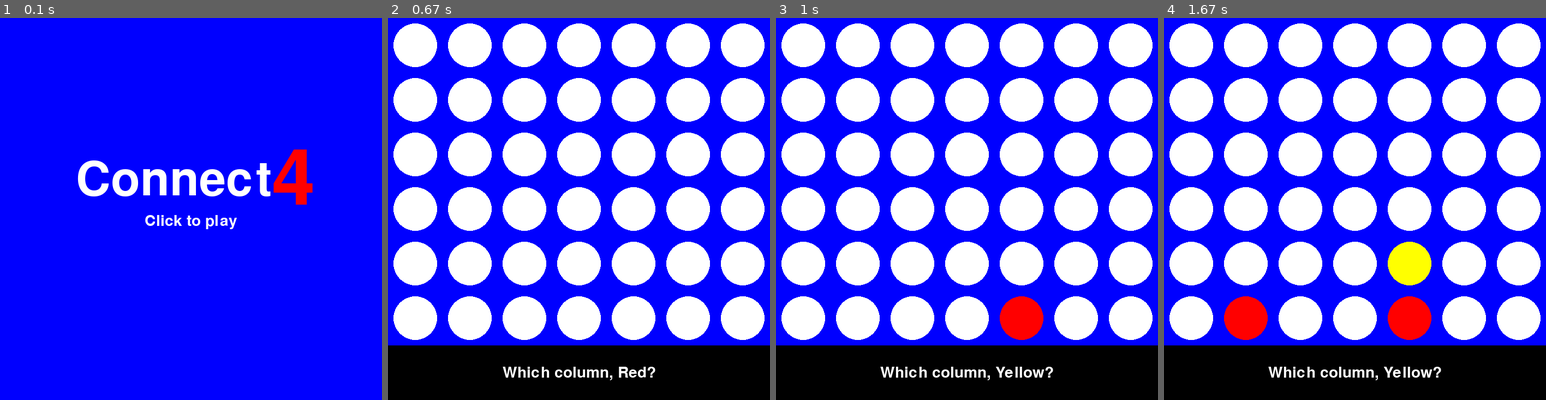
Above: before the commit, frames 1-4 (left to right).
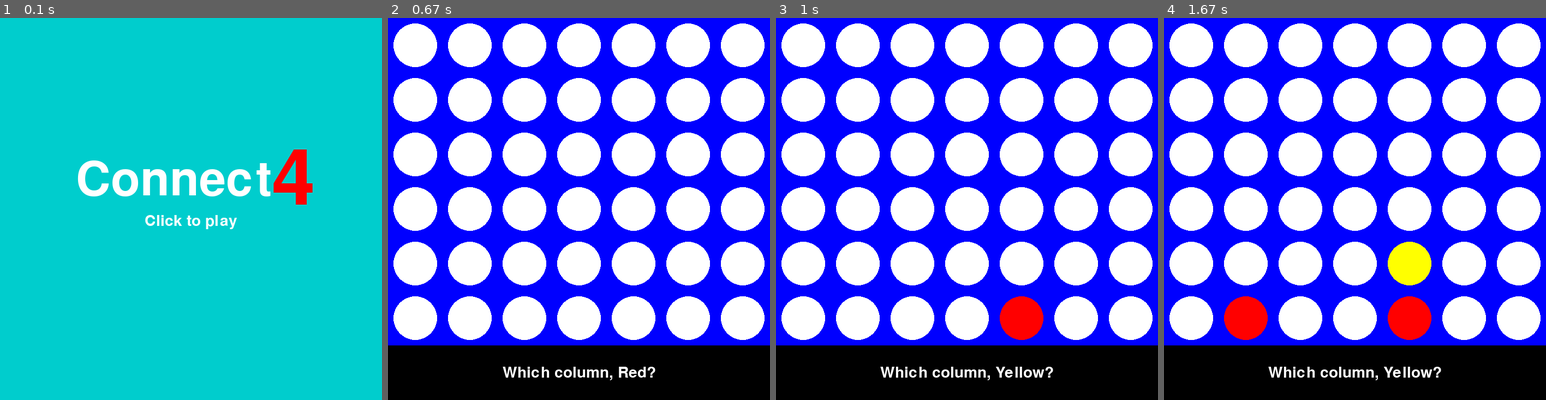
Above: after the commit, the same moments.

Repository: joncoop/connect-four-python
Game: pygame game, started from game2.py
Two runs of this game, one before a commit and one after it. Both use one fixed random seed, a clock stepped at 60 frames per second and the inputs below.
Inputs (mouse positions are in pixels of both pictures, inside the frame that each line leads up to):
- Up to frame 1 (0.1 s): no input
- Up to frame 2 (0.67 s): click (579, 209) at 0.38 s
- Up to frame 3 (1 s): click (1005, 293) at 0.72 s
- Up to frame 4 (1.67 s): click (1412, 75) at 1.05 s; click (1255, 67) at 1.38 s

The runs differ from the first frame. In frame 1, 97% of the frame differs, in the area x 0-100%, y 0-100%; in frame 2, nothing differs; in frame 3, nothing differs; in frame 4, nothing differs.

Commit message:
Refactored input in pygame, lots of renaming stuff

Diff:
--- a/functions.py
+++ b/functions.py
@@ -9,8 +9,8 @@
 
     return board
 
-def place_piece(board, piece, row, column):
-    board[row][column] = piece
+def place_token(board, token, row, column):
+    board[row][column] = token
 
 
 def location_empty(board, row, column):
@@ -21,19 +21,19 @@
     return location_empty(board, 0, column)
 
 
-def drop_piece(board, column, piece):
+def drop_token(board, column, token):
     row = len(board) - 1
 
     while not location_empty(board, row, column):
         row -= 1
 
-    place_piece(board, piece, row, column)
+    place_token(board, token, row, column)
 
     return row
 
 
-def has_streak(section, piece, length):
-    streak = [piece] * length
+def has_streak(section, token, length):
+    streak = [token] * length
 
     for i in range(len(section)):
         chunk = section[i: i + length]
@@ -44,58 +44,58 @@
     return False
 
 
-def get_horizontal_slice(board, row):
+def get_row(board, row):
     return board[row]
 
 
-def get_vertical_slice(board, column):
+def get_column(board, column):
     return[row[column] for row in board]
 
 
-def get_left_diagonal_slice(board, row, column):
+def get_left_diagonal(board, row, column):
     # adjust row and column to starting location
     while row > 0 and column > 0:
         row -= 1
         column -= 1
 
-    section = []
+    diagonal = []
 
     while row < len(board) and column < len(board[0]):
-        section.append(board[row][column])
+        diagonal.append(board[row][column])
         row += 1
         column += 1
 
-    return section
+    return diagonal
 
 
-def get_right_diagonal_slice(board, row, column):
+def get_right_diagonal(board, row, column):
     # adjust row and column to starting location
     while row > 0 and column < len(board[0]) - 1:
         row -= 1
         column += 1
 
-    section = []
+    diagonal = []
 
     while row < len(board) and column >= 0:
-        section.append(board[row][column])
+        diagonal.append(board[row][column])
         row += 1
         column -= 1
 
-    return section
+    return diagonal
 
 
 def check_win(board, row, column, length=4):
-    piece = board[row][column]
+    token = board[row][column]
 
-    horizontal = get_horizontal_slice(board, row)
-    vertical = get_vertical_slice(board, column)
-    left_diagonal = get_left_diagonal_slice(board, row, column)
-    right_diagonal = get_right_diagonal_slice(board, row, column)
+    horizontal = get_row(board, row)
+    vertical = get_column(board, column)
+    left_diagonal = get_left_diagonal(board, row, column)
+    right_diagonal = get_right_diagonal(board, row, column)
 
-    horizontal_win = has_streak(horizontal, piece, length)
-    vertical_win = has_streak(vertical, piece, length)
-    left_diagonal_win = has_streak(left_diagonal, piece, length)
-    right_diagonal_win = has_streak(right_diagonal, piece, length)
+    horizontal_win = has_streak(horizontal, token, length)
+    vertical_win = has_streak(vertical, token, length)
+    left_diagonal_win = has_streak(left_diagonal, token, length)
+    right_diagonal_win = has_streak(right_diagonal, token, length)
 
     return horizontal_win or vertical_win or left_diagonal_win or right_diagonal_win
 
--- a/game.py
+++ b/game.py
@@ -2,16 +2,16 @@
 
 
 # Board size (Up to 99x99)
-WIDTH = 30
-HEIGHT = 20
+WIDTH = 7
+HEIGHT = 6
 
 # How many in a row
-STREAK_LENGTH = 4
+STREAK_LENGTH = 6
 
-# Markers
+# TOKENs
 EMPTY = '-'
-P1_MARKER = 'X'
-P2_MARKER = 'O'
+P1_TOKEN = 'X'
+P2_TOKEN = 'O'
 
 
 def show_start_screen():
@@ -23,6 +23,10 @@
     print("*                            *")
     print("******************************")
     input()
+
+
+def show_end_screen():
+    print("Thanks for playing!")
 
 
 def play_again():
@@ -40,13 +44,13 @@
     for row in board:
         for value in row:
             if value == 1:
-                marker = P1_MARKER
+                TOKEN = P1_TOKEN
             elif value == 2:
-                marker = P2_MARKER
+                TOKEN = P2_TOKEN
             else:
-                marker = EMPTY
+                TOKEN = EMPTY
 
-            print(f"{marker} ", end='')
+            print(f"{TOKEN} ", end='')
         print()
 
     print('_' * (2 * WIDTH - 1))
@@ -91,19 +95,21 @@
     while playing:
         current_player = turn + 1
         column = get_drop_column(board, current_player)
-        row = functions.drop_piece(board, column, current_player)
+        row = functions.drop_token(board, column, current_player)
 
         print()
         display_board(board)
 
         if functions.check_win(board, row, column, STREAK_LENGTH):
-            print(f"\nPlayer {current_player} wins!")
+            result = f"Player {current_player} wins!"
             playing = False
         elif functions.board_full(board):
-            print("\nIt's a tie.")
+            result = "It's a tie."
             playing = False
         else:
             turn = (turn + 1) % 2
+
+    print(f"\n{result}")
 
 
 def main():
@@ -117,6 +123,8 @@
         running = play_again()
         print()
 
+    show_end_screen()
+
 
 if  __name__ == '__main__':
     main()
--- a/game2.py
+++ b/game2.py
@@ -9,10 +9,10 @@
 # How many in a row (Not used yet)
 STREAK_LENGTH = 4
 
-# Marker colors
+# Token colors
 EMPTY = pygame.Color('white')
-P1_MARKER = pygame.Color('red')
-P2_MARKER = pygame.Color('yellow')
+P1_TOKEN = pygame.Color('red')
+P2_TOKEN = pygame.Color('yellow')
 PLAYER_NAMES = ['Red', 'Yellow']
 
 # Screen settings
@@ -53,7 +53,7 @@
     message_rect = message_text.get_rect()
     message_rect.midtop = SCREEN_WIDTH // 2, SCREEN_HEIGHT // 2 + 8
 
-    screen.fill(pygame.Color('blue'))
+    screen.fill(pygame.Color('cyan3'))
     screen.blit(title_text, title_rect)
     screen.blit(number_text, number_rect)
     screen.blit(message_text, message_rect)
@@ -68,9 +68,9 @@
             radius = 40
 
             if value == 1:
-                color = P1_MARKER
+                color = P1_TOKEN
             elif value == 2:
-                color = P2_MARKER
+                color = P2_TOKEN
             else:
                 color = EMPTY
 
@@ -85,15 +85,14 @@
     screen.blit(message_text, message_rect)
 
 
-def get_drop_column(board, events):
-    for event in events:
-        if event.type == pygame.MOUSEBUTTONDOWN:
-            x, y = pygame.mouse.get_pos()
-            if y < SCREEN_HEIGHT - 100:
-                column = x // 100
+def get_drop_column(board, event):
+    if event.type == pygame.MOUSEBUTTONDOWN:
+        x, y = pygame.mouse.get_pos()
+        if y < SCREEN_HEIGHT - 100: # out of status area
+            column = x // 100
 
-            if 0 <= column < len(board[0]) and functions.column_available(board, column):
-                return column
+        if 0 <= column < len(board[0]) and functions.column_available(board, column):
+            return column
 
 
 def new_game():
@@ -103,32 +102,41 @@
     return board, turn
 
 
-def play_again(events):
-    for event in events:
-        if event.type == pygame.KEYDOWN:
-            if event.key == pygame.K_y:
-                return True
-            elif event.key == pygame.K_n:
-                return False
+def play_again(event):
+    if event.type == pygame.KEYDOWN:
+        if event.key == pygame.K_y:
+            return True
+        elif event.key == pygame.K_n:
+            return False
 
 
 def run():
     scene = START
     running = True
     message = ''
+    board, turn = new_game()
 
     while running:
         # Input
-        filtered_events = []
+        column = None
+        again = None
 
         for event in pygame.event.get():
             if event.type == pygame.QUIT:
                 running = False
-            elif event.type == pygame.MOUSEBUTTONDOWN and scene == START:
+
+            if scene == START and event.type == pygame.MOUSEBUTTONDOWN:
+                scene = PLAYING
+            elif scene == PLAYING:
+                column = get_drop_column(board, event)
+            elif scene == END:
+                again = play_again(event)
+
+                if again == True:
                     board, turn = new_game()
                     scene = PLAYING
-            else:
-                filtered_events.append(event)
+                elif again == False: # can't say 'not again' because None is 'falsy'
+                    running = False
 
         #Logic
         if scene == PLAYING:
@@ -136,10 +144,8 @@
             name = PLAYER_NAMES[turn]
             message = f"Which column, {name}?"
 
-            column = get_drop_column(board, filtered_events)
-
             if column is not None:
-                row = functions.drop_piece(board, column, current_player)
+                row = functions.drop_token(board, column, current_player)
 
                 if functions.check_win(board, row, column):
                     message = f"{name} wins! Play again? (y/n)"
@@ -150,15 +156,6 @@
                 else:
                     turn = (turn + 1) % 2
 
-        elif scene == END:
-            again = play_again(filtered_events)
-
-            if again == True:
-                board, turn = new_game()
-                scene = PLAYING
-            elif again == False:
-                running = False
-
 
         # Drawing
         screen.fill(pygame.Color('black'))
@@ -167,8 +164,7 @@
             show_start_screen()
         else:
             display_board(board)
-
-        display_status(message)
+            display_status(message)
 
         pygame.display.update()
         clock.tick(FPS)
--- a/tests.py
+++ b/tests.py
@@ -12,20 +12,20 @@
     print_2d_array(board)
     print()
 
-    print('Place_piece')
-    functions.place_piece(board, 2, 5, 1)
+    print('Place_token')
+    functions.place_token(board, 2, 5, 1)
     print_2d_array(board)
     print()
 
-    functions.place_piece(board, 1, 4, 1)
-    functions.place_piece(board, 2, 3, 1)
-    functions.place_piece(board, 1, 2, 1)
-    functions.place_piece(board, 2, 5, 2)
-    functions.place_piece(board, 1, 4, 2)
-    functions.place_piece(board, 2, 3, 2)
-    functions.place_piece(board, 1, 2, 2)
-    functions.place_piece(board, 2, 1, 2)
-    functions.place_piece(board, 1, 0, 2)
+    functions.place_token(board, 1, 4, 1)
+    functions.place_token(board, 2, 3, 1)
+    functions.place_token(board, 1, 2, 1)
+    functions.place_token(board, 2, 5, 2)
+    functions.place_token(board, 1, 4, 2)
+    functions.place_token(board, 2, 3, 2)
+    functions.place_token(board, 1, 2, 2)
+    functions.place_token(board, 2, 1, 2)
+    functions.place_token(board, 1, 0, 2)
     print_2d_array(board)
     print()
 
@@ -40,9 +40,9 @@
     print(functions.column_available(board, 2))
     print()
 
-    print('Drop piece')
-    print(functions.drop_piece(board, 0, 2))
-    print(functions.drop_piece(board, 1, 1))
+    print('Drop token')
+    print(functions.drop_token(board, 0, 2))
+    print(functions.drop_token(board, 1, 1))
     print_2d_array(board)
     print()
 
@@ -55,36 +55,36 @@
     print(functions.has_streak([0, 1, 0, 2, 1, 0, 1], 1, 4))
     print()
 
-    print('Get horizontal slice')
-    print(functions.get_horizontal_slice(board, 0))
-    print(functions.get_horizontal_slice(board, 1))
-    print(functions.get_horizontal_slice(board, 5))
+    print('Get row')
+    print(functions.get_row(board, 0))
+    print(functions.get_row(board, 1))
+    print(functions.get_row(board, 5))
     print()
 
-    print('Get vertical slice')
-    print(functions.get_vertical_slice(board, 0))
-    print(functions.get_vertical_slice(board, 1))
-    print(functions.get_vertical_slice(board, 5))
+    print('Get column')
+    print(functions.get_column(board, 0))
+    print(functions.get_column(board, 1))
+    print(functions.get_column(board, 5))
     print()
 
-    print('Get left diagonal slice')
-    print(functions.get_left_diagonal_slice(board, 0, 0))
-    print(functions.get_left_diagonal_slice(board, 0, 1))
-    print(functions.get_left_diagonal_slice(board, 0, 2))
-    print(functions.get_left_diagonal_slice(board, 0, 3))
-    print(functions.get_left_diagonal_slice(board, 0, 4))
-    print(functions.get_left_diagonal_slice(board, 0, 5))
-    print(functions.get_left_diagonal_slice(board, 0, 6))
-    print(functions.get_left_diagonal_slice(board, 1, 0))
-    print(functions.get_left_diagonal_slice(board, 3, 5))
-    print(functions.get_left_diagonal_slice(board, 5, 6))
+    print('Get left diagonal')
+    print(functions.get_left_diagonal(board, 0, 0))
+    print(functions.get_left_diagonal(board, 0, 1))
+    print(functions.get_left_diagonal(board, 0, 2))
+    print(functions.get_left_diagonal(board, 0, 3))
+    print(functions.get_left_diagonal(board, 0, 4))
+    print(functions.get_left_diagonal(board, 0, 5))
+    print(functions.get_left_diagonal(board, 0, 6))
+    print(functions.get_left_diagonal(board, 1, 0))
+    print(functions.get_left_diagonal(board, 3, 5))
+    print(functions.get_left_diagonal(board, 5, 6))
     print()
 
-    print('Get right diagonal slice')
-    print(functions.get_right_diagonal_slice(board, 5, 2))
-    print(functions.get_right_diagonal_slice(board, 1, 1))
-    print(functions.get_right_diagonal_slice(board, 0, 6))
-    print(functions.get_right_diagonal_slice(board, 2, 3))
+    print('Get right diagonal')
+    print(functions.get_right_diagonal(board, 5, 2))
+    print(functions.get_right_diagonal(board, 1, 1))
+    print(functions.get_right_diagonal(board, 0, 6))
+    print(functions.get_right_diagonal(board, 2, 3))
 
 
 if __name__ == '__main__':
